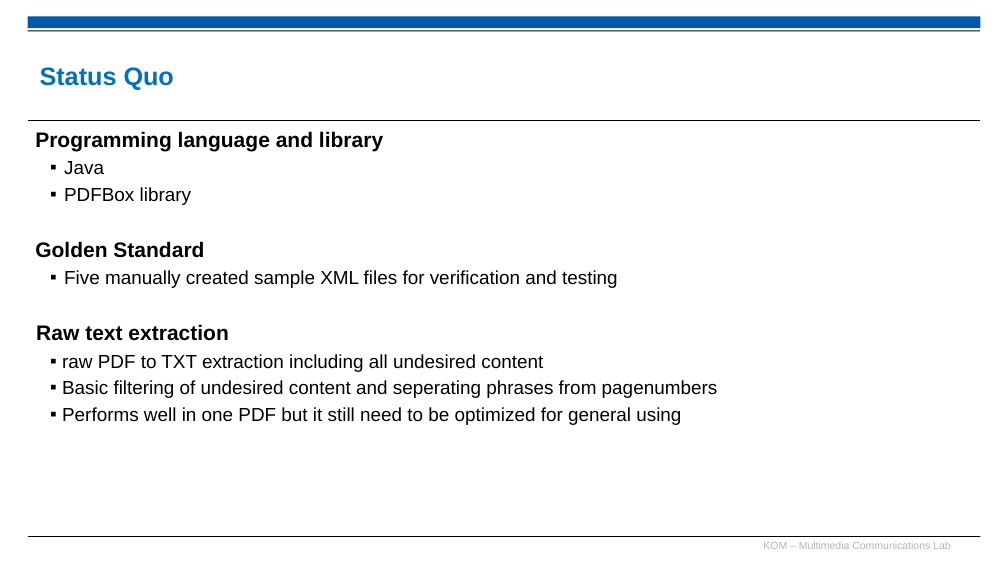
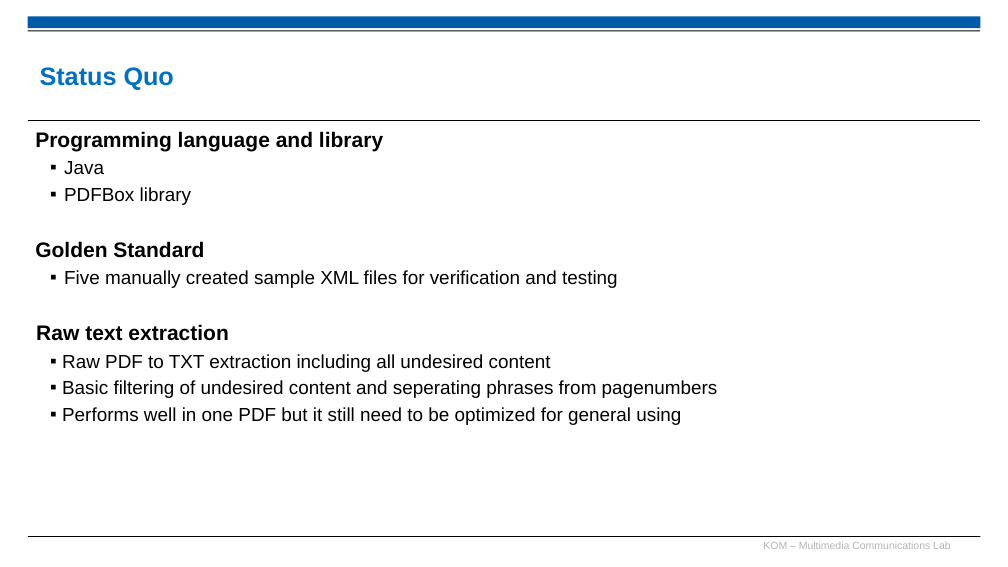
Before and after one commit to Magrena/IndexExtraction, a slide deck: slide 5 of Presentation/DesignWorkshop.pptx. Drawn at 1008x567 pixels with LibreOffice and Linux fonts; fonts in the diff are those of the drawing; background and template pictures are left out. Boxes give left, top, right and bottom in pixels: in the first picture for what was removed or moved away, otherwise in the second. Text is boxed around its words. In the diff, an @@ line names an element or a change of style, - is before the commit and + after.

Commit message:
minor changes

```diff
--- a/Presentation/DesignWorkshop.pptx
+++ b/Presentation/DesignWorkshop.pptx
@@ text at (62, 354, 551, 372): text changed @@
-  ▪ raw PDF to TXT extraction including all undesired content
+  ▪ Raw PDF to TXT extraction including all undesired content
```
